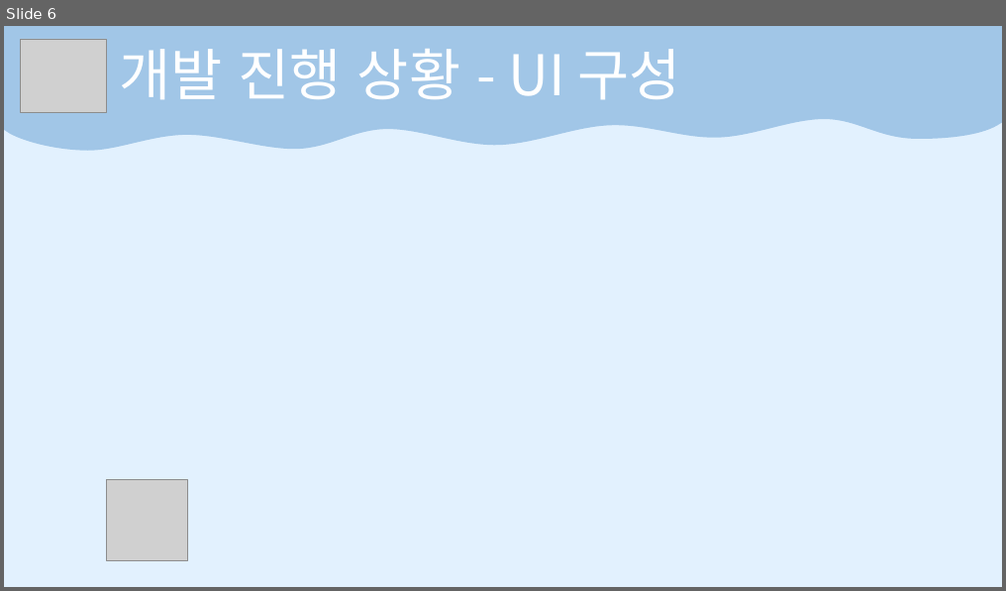
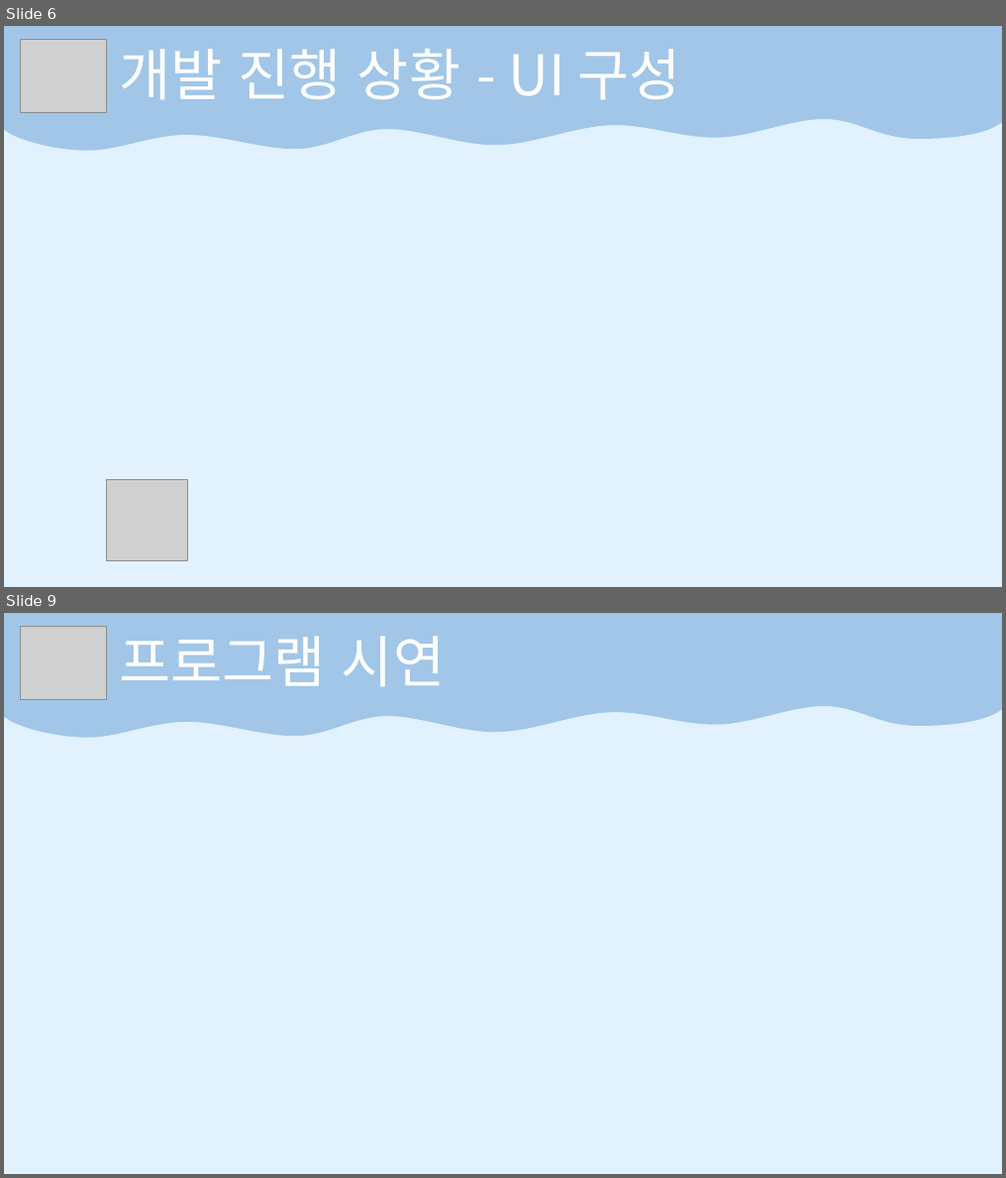
Before and after one commit to HongMyengJin/scriptlang, a slide deck: TermProject/Term중간발표.pptx. Shown one above the other, each under a label of ours: slide 6 before the commit, slides 6 and 9 after it; the slides between them are not shown. The pictures are 1006x591 and 1006x1178 pixels, drawn with LibreOffice and Linux fonts; fonts in the diff are those of the drawing; grey boxes stand for pictures. Boxes give left, top, right and bottom in pixels: in the first picture for what was removed or moved away, otherwise in the second. Text is boxed around its words. In the diff, an @@ line names an element or a change of style, - is before the commit and + after.

```diff
--- a/TermProject/Term중간발표.pptx
+++ b/TermProject/Term중간발표.pptx
@@ slide 9 added at [4,613,1002,1174], background #E2F1FE @@
@@ freeform shape added at [4,613,1002,738], fill #A1C6E7 @@
@@ freeform shape added at [4,615,1002,718], fill #A1C6E7 @@
@@ picture added at [20,626,107,699] @@
@@ text added at [119,636,445,687], 54 pt, text #FFFFFF @@
+프로그램 시연
```
Also in this commit, not shown: 2 slides changed, 1 other slide added, 2 slides removed.
